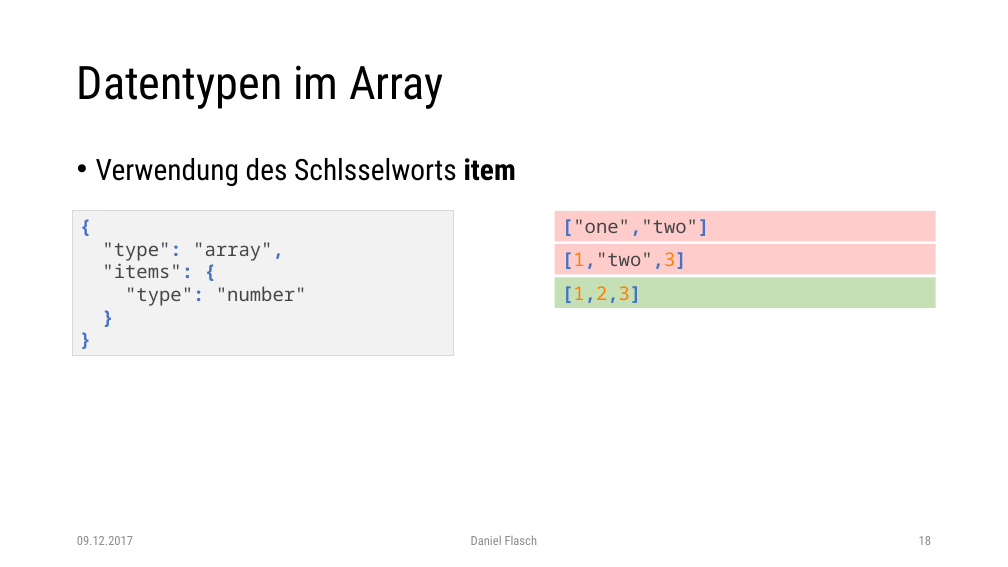
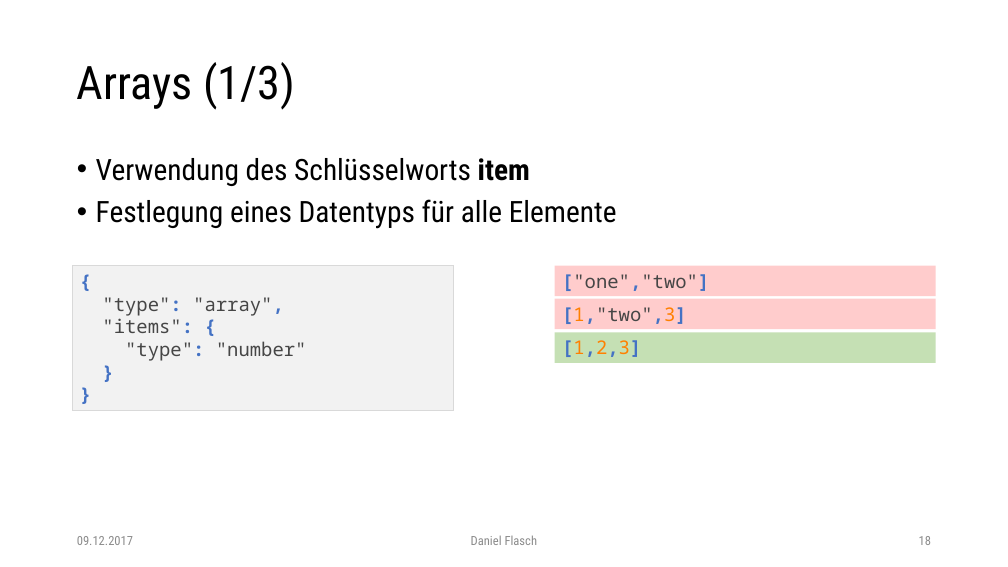
Before and after one commit to dflasch/jsonSchemaEdu, a slide deck: slide 19 of doc/json-schema.pptx. Drawn at 1008x567 pixels with LibreOffice and Linux fonts; fonts in the diff are those of the drawing. Boxes give left, top, right and bottom in pixels: in the first picture for what was removed or moved away, otherwise in the second. Text is boxed around its words. In the diff, an @@ line names an element or a change of style, - is before the commit and + after.

```diff
--- a/doc/json-schema.pptx
+++ b/doc/json-schema.pptx
@@ title at [77, 62, 295, 110]: text changed @@
-Datentypen im Array
+Arrays (1/3)
@@ text at [96, 158, 617, 229]: text changed @@
-• Verwendung des Schlsselworts item
+• Verwendung des Schlüsselworts item
+• Festlegung eines Datentyps für alle Elemente
@@ 4 rectangles: place and size @@
-4 rectangles at [73, 211, 936, 356]
+4 rectangles at [73, 266, 936, 411]
```
Also in this commit, not shown: 2 other slides changed, 2 slides added, 1 slide removed, 3 other files.
